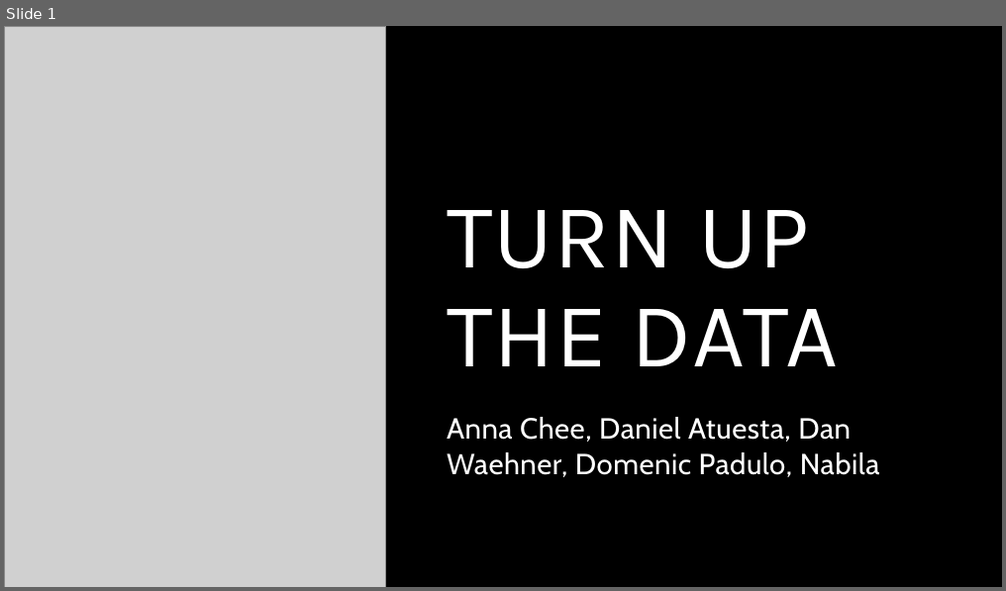
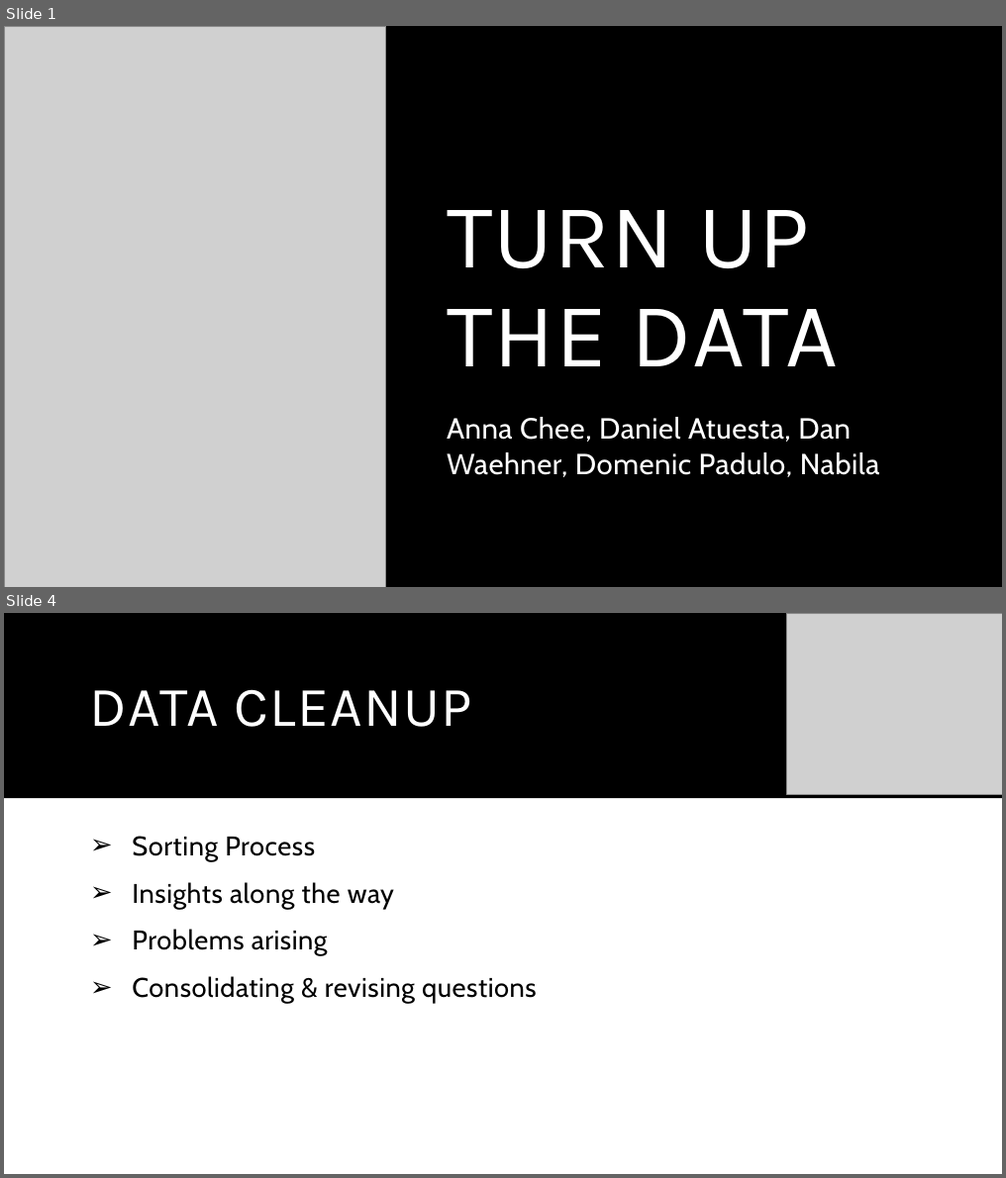
Before and after one commit to shchee5/TurnUptheData, a slide deck: Turn Up The Data.pptx. Shown one above the other, each under a label of ours: slide 1 before the commit, slides 1 and 4 after it; the slides between them are not shown. The pictures are 1006x591 and 1006x1178 pixels, drawn with LibreOffice and Linux fonts; fonts in the diff are those of the drawing; grey boxes stand for pictures. Boxes give left, top, right and bottom in pixels: in the first picture for what was removed or moved away, otherwise in the second. Text is boxed around its words. In the diff, an @@ line names an element or a change of style, - is before the commit and + after.

```diff
--- a/Turn Up The Data.pptx
+++ b/Turn Up The Data.pptx
@@ slide 4 added at (4,613,1002,1174), background #FFFFFF @@
@@ rectangle added at (4,613,1002,799), fill #000000 @@
@@ picture added at (786,613,1002,794) @@
@@ title added at (90,689,472,727), 54 pt, text #FFFFFF @@
+DATA CLEANUP
@@ text added at (132,836,537,1003), 26 pt, text #000000 @@
+➢ Sorting Process
+➢ Insights along the way
+➢ Problems arising
+➢ Consolidating & revising questions
```
Also in this commit, not shown: 1 slide changed, 6 other slides added, 2 slides removed.
